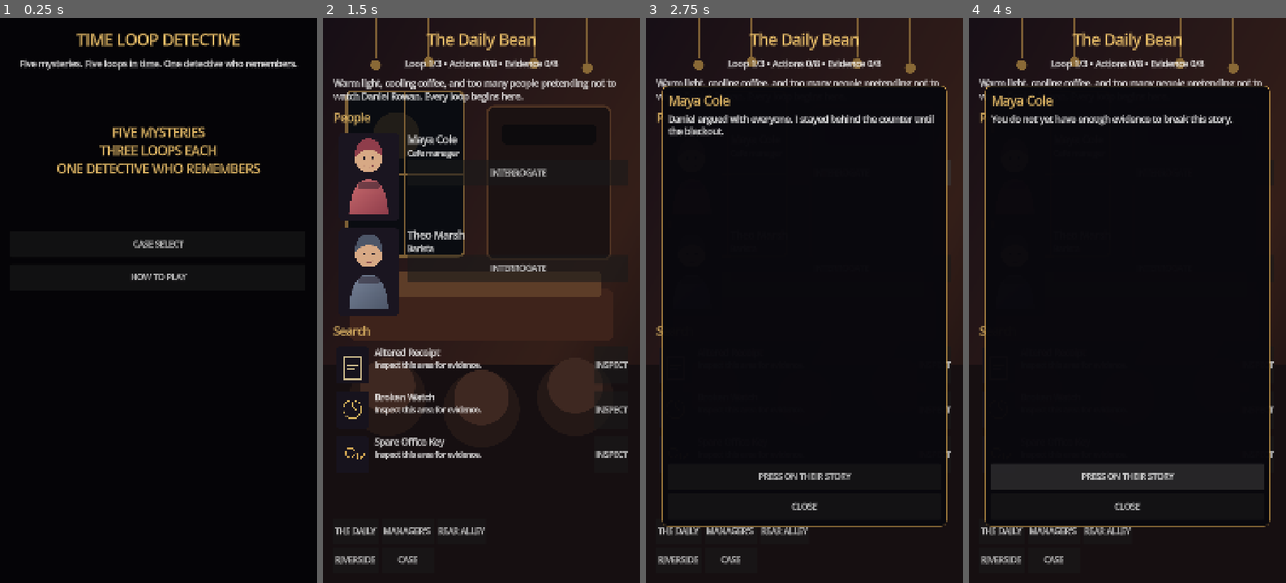
Above: before the commit, frames 1-4 (left to right).
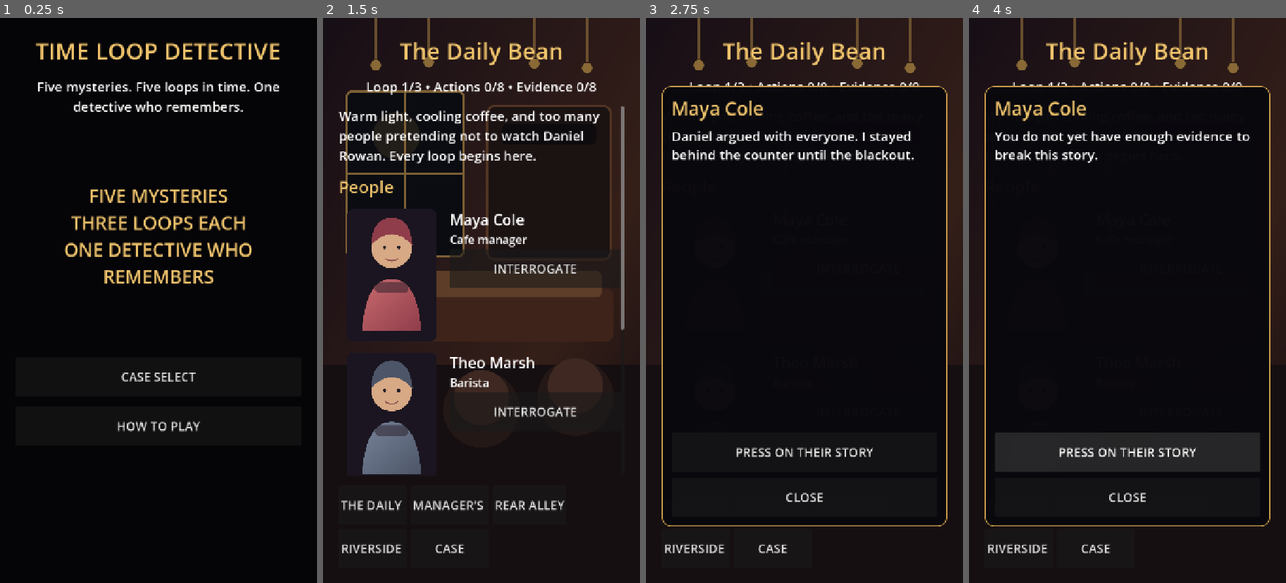
Above: after the commit, the same moments.

Repository: bs080402270-ctrl/TimeLoopDetectiveAsmaMobile
Game: Godot game, scene res://scenes/main.tscn
Same seed, same stepped clock (60 frames per second), same inputs: the game is played once before the commit and once after it.
Inputs:
- Up to frame 1 (0.25 s): no input
- Up to frame 2 (1.5 s): click "CASE SELECT" at 0.5 s; click "START CASE" at 1.25 s
- Up to frame 3 (2.75 s): click "INTERROGATE" at 2 s
- Up to frame 4 (4 s): click "PRESS ON THEIR STORY" at 2.75 s; click "PRESS ON THEIR STORY" at 3.5 s

The runs differ from the first frame. In frame 1, 8.5% of the frame differs, in the area x 6-95%, y 2-74%; in frame 2, 20%, in the area x 3-97%, y 0-97%; in frame 3, 8.4%; in frame 4, 12%.
Error in both runs: Attempted to free a locked object (calling or emitting). (res://scripts/main.gd:536)

Commit message:
Use maximum-compatibility mobile renderer profile

Diff:
--- a/project.godot
+++ b/project.godot
@@ -4,30 +4,27 @@
 [application]
 config/name="Time Loop Detective"
 run/main_scene="res://scenes/main.tscn"
-config/features=PackedStringArray("4.7", "Mobile")
+config/features=PackedStringArray("4.7", "GL Compatibility")
 config/icon="res://art/ui/icon.svg"
 
 [display]
-window/size/viewport_width=1080
-window/size/viewport_height=1920
-window/size/window_width_override=540
-window/size/window_height_override=960
+window/size/viewport_width=720
+window/size/viewport_height=1280
+window/size/window_width_override=360
+window/size/window_height_override=640
 window/stretch/mode="canvas_items"
 window/stretch/aspect="expand"
 window/handheld/orientation=1
 
 [rendering]
-renderer/rendering_method="mobile"
-renderer/rendering_method.mobile="mobile"
-rendering_device/fallback_to_opengl3=true
-rendering_device/driver.android="vulkan"
-rendering_device/driver.ios="metal"
+renderer/rendering_method="gl_compatibility"
+renderer/rendering_method.mobile="gl_compatibility"
 textures/vram_compression/import_etc2_astc=true
 textures/default_filters/use_nearest_mipmap_filter=false
 environment/defaults/default_clear_color=Color(0.025,0.02,0.03,1)
 
 [gui]
-theme/default_font_multichannel_signed_distance_field=true
+theme/default_font_multichannel_signed_distance_field=false
 
 [input]
 back={
